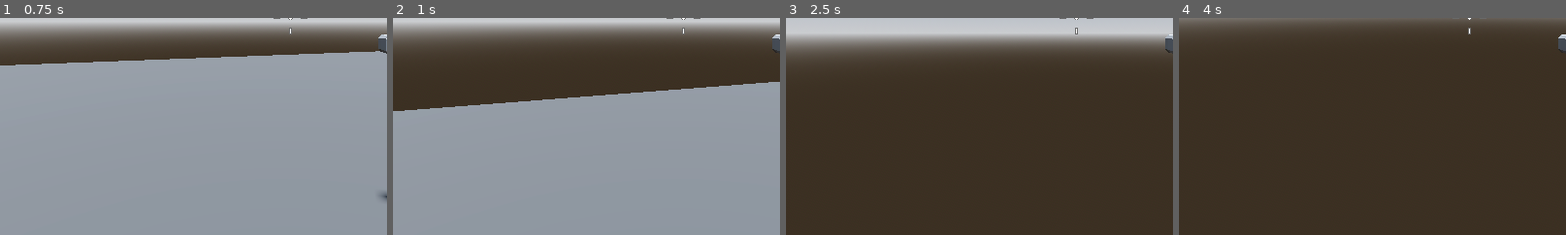
Above: before the commit, frames 1-4 (left to right).
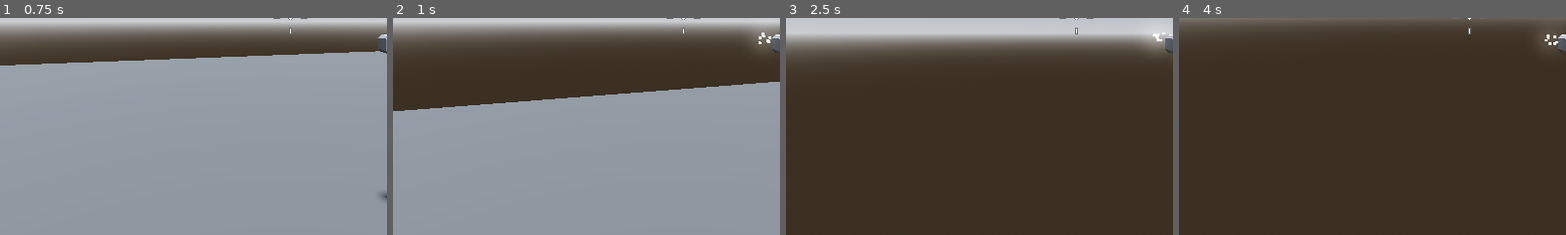
Above: after the commit, the same moments.

Repository: Tildozer/roboRampage
Game: Godot game, scene res://levels/sandbox.tscn
Two runs of this game, one before a commit and one after it. Both use one fixed random seed, a clock stepped at 60 frames per second and the inputs below.
Inputs (mouse positions are % of the whole screen's width and height, from its top left):
- Up to frame 1 (0.75 s): tap Enter at 0.5 s; move the mouse to (55, 50) at 0.52 s; press the mouse at (55, 50) at 0.53 s; hold W (forward) from 0.53 s (still down)
- Up to frame 2 (1 s): keep holding W (forward); tap Space (jump) at 0.77 s
- Up to frame 3 (2.5 s): keep holding W (forward); move the mouse to (45, 50) at 1.27 s; release the mouse at (45, 50) at 1.28 s; click (45, 50) at 1.35 s; tap Space (jump) at 1.52 s; move the mouse to (52, 48) at 2.02 s; press the mouse at (52, 48) at 2.03 s
- Up to frame 4 (4 s): keep holding W (forward); move the mouse to (49, 52) at 2.77 s; release the mouse at (49, 52) at 2.78 s; click (49, 52) at 2.85 s; tap Space (jump) at 3.02, 3.77 s; move the mouse to (57, 51) at 3.52 s; press the mouse at (57, 51) at 3.53 s
The pictures show only the part of the screen within x 13-62%, y 50-100%; the shares and areas given below are measured in that part.

Frame 1 is identical in both runs. In frame 2, 0.2% of the frame differs, in the area x 93-98%, y 6-14%; in frame 3, 0.2%; in frame 4, 0.2%.

Commit message:
added particles to muzzle of weapon

Diff:
--- a/levels/weapons/smg.tscn
+++ b/levels/weapons/smg.tscn
@@ -1,10 +1,47 @@
-[gd_scene load_steps=3 format=3 uid="uid://dep7ih6l8knpj"]
+[gd_scene load_steps=8 format=3 uid="uid://dep7ih6l8knpj"]
 
 [ext_resource type="PackedScene" uid="uid://dftiubdi0skcw" path="res://levels/weapons/hitscan_weapon.tscn" id="1_5nfmj"]
 [ext_resource type="PackedScene" uid="uid://de52d8i3oegax" path="res://assets/weapons/SMG.glb" id="2_n18a5"]
 
-[node name="smg" node_paths=PackedStringArray("weapon_mesh") instance=ExtResource("1_5nfmj")]
+[sub_resource type="Curve" id="Curve_5nfmj"]
+_data = [Vector2(0, 1), 0.0, 0.0, 0, 0, Vector2(0.985294, 0), 0.0, 0.0, 0, 0]
+point_count = 2
+
+[sub_resource type="CurveTexture" id="CurveTexture_n18a5"]
+curve = SubResource("Curve_5nfmj")
+
+[sub_resource type="ParticleProcessMaterial" id="ParticleProcessMaterial_vt36x"]
+direction = Vector3(0, 0, -1)
+spread = 8.0
+initial_velocity_min = 6.0
+initial_velocity_max = 8.0
+gravity = Vector3(0, 0, 0)
+scale_curve = SubResource("CurveTexture_n18a5")
+
+[sub_resource type="StandardMaterial3D" id="StandardMaterial3D_kmsuv"]
+emission_enabled = true
+emission = Color(1, 1, 1, 1)
+emission_energy_multiplier = 3.0
+
+[sub_resource type="BoxMesh" id="BoxMesh_kmjkb"]
+material = SubResource("StandardMaterial3D_kmsuv")
+size = Vector3(0.1, 0.1, 0.1)
+
+[node name="smg" node_paths=PackedStringArray("weapon_mesh", "muzzle_flash") instance=ExtResource("1_5nfmj")]
 weapon_mesh = NodePath("SMG")
+muzzle_flash = NodePath("muzzle_flash")
 
 [node name="SMG" parent="." index="1" instance=ExtResource("2_n18a5")]
 transform = Transform3D(1, 0, 0, 0, 1, 0, 0, 0, 1, 0.7, -0.235, -1)
+
+[node name="muzzle_flash" type="GPUParticles3D" parent="." index="3"]
+transform = Transform3D(1, 0, 0, 0, 1, 0, 0, 0, 1, 0.688703, -0.178039, -2.04556)
+cast_shadow = 0
+emitting = false
+lifetime = 0.07
+one_shot = true
+explosiveness = 1.0
+fixed_fps = 60
+local_coords = true
+process_material = SubResource("ParticleProcessMaterial_vt36x")
+draw_pass_1 = SubResource("BoxMesh_kmjkb")
--- a/scripts/weapon/hitscan_weapon.gd
+++ b/scripts/weapon/hitscan_weapon.gd
@@ -4,6 +4,7 @@
 @export var recoil := 0.05
 @export var weapon_mesh: Node3D
 @export var weapon_damage := 15
+@export var muzzle_flash: GPUParticles3D
 
 @onready var cooldown_timer: Timer = $cooldown_timer
 @onready var weapon_position: Vector3 = weapon_mesh.position
@@ -22,6 +23,7 @@
 	weapon_mesh.position = weapon_mesh.position.lerp(weapon_position, delta * 10.0)
 
 func shoot() -> void:
+	muzzle_flash.restart()
 	cooldown_timer.start(1.0 / fire_rate)
 	var collider = raycast.get_collider()
 	weapon_mesh.position.z += recoil
